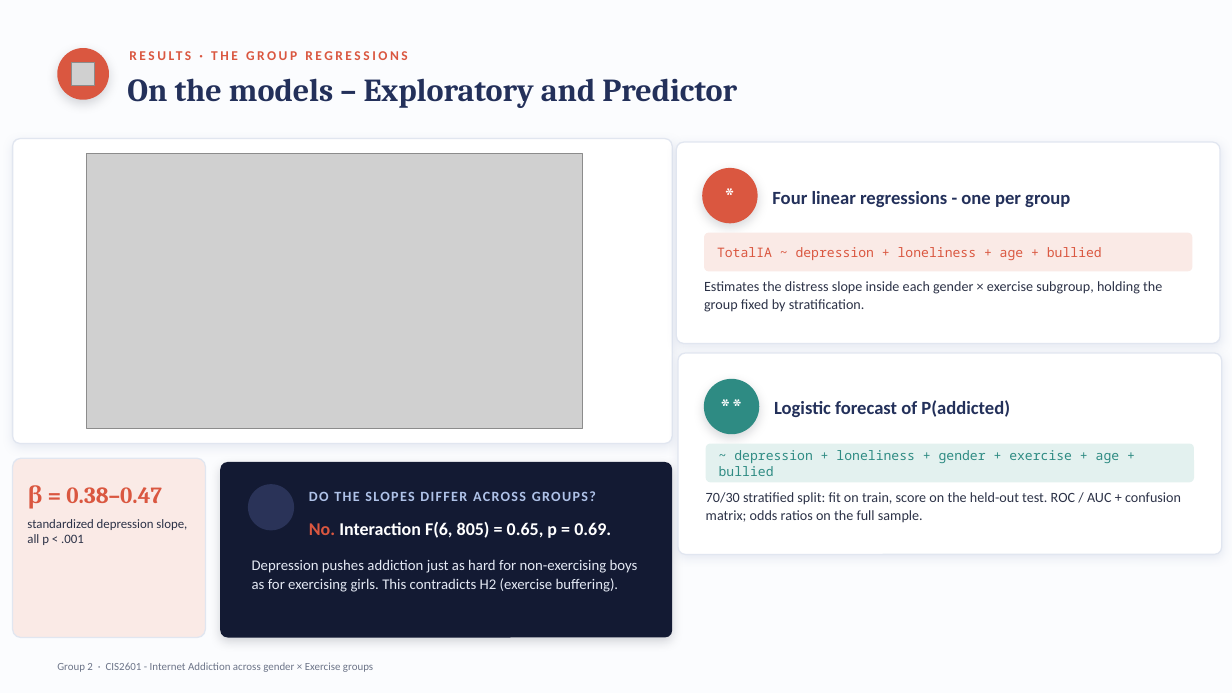
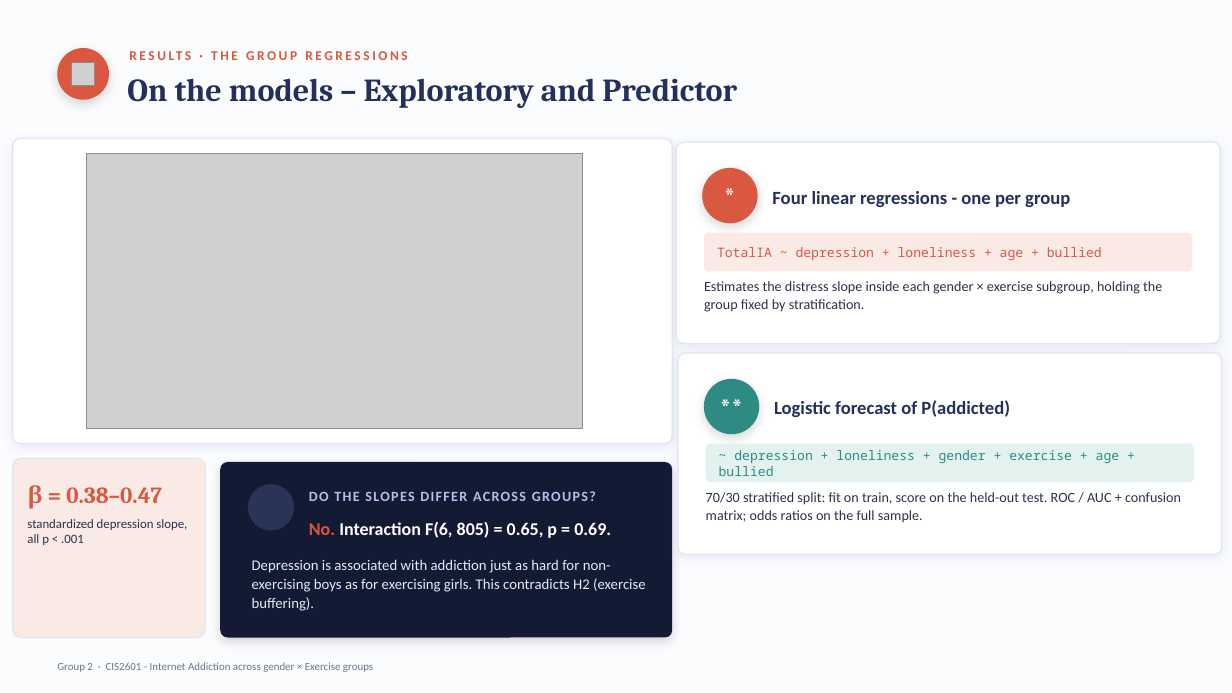
Before and after one commit to AlinaKozitsyn/DataAnalysisFinal, a slide deck: slide 8 of Slides.pptx. Drawn at 1232x693 pixels with LibreOffice and Linux fonts; fonts in the diff are those of the drawing; grey boxes stand for pictures; background and template pictures are left out. Boxes give left, top, right and bottom in pixels: in the first picture for what was removed or moved away, otherwise in the second. Text is boxed around its words. In the diff, an @@ line names an element or a change of style, - is before the commit and + after.

```diff
--- a/Slides.pptx
+++ b/Slides.pptx
@@ text at (x1=252, y1=559, x2=646, y2=611): text changed @@
-Depression pushes addiction just as hard for non-exercising boys as for exercising girls. This contradicts H2 (exercise buffering).
+Depression is associated with addiction just as hard for non-exercising boys as for exercising girls. This contradicts H2 (exercise buffering).
```
Also in this commit, not shown: 2 other slides changed.
